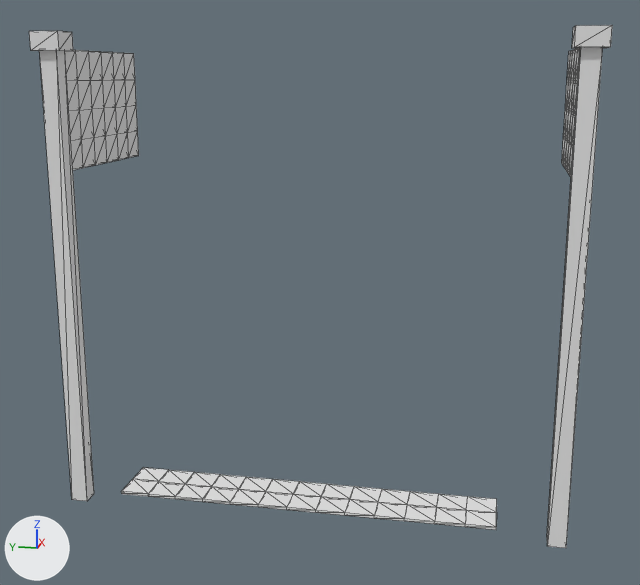
Two versions of the glTF model assets/models/flag_finish.gltf, one commit apart.
Before and after are seen from a 50 mm lens placed at (-5.58, -1.2, 3.04), pointed at (0.49, 0.01, 1.52). The lights are fixed; the arrows at lower left show +X, +Y and +Z. The picture after the commit comes second. Mesh edges are drawn as thin lines. Vertices at exactly the same position are counted once.

Before the edit, the objects in view are built like this:
```python
me_flag_finish = bpy.data.meshes.new('flag_finish')
me_flag_finish.from_pydata(...)  # 256 vertices, 936 faces; spans x -0.2..1.26, y -1.8..1.8, z 0.0..3.31
ob_flag_finish = bpy.data.objects.new('flag_finish', me_flag_finish)
ob_flag_finish.location = (0.0, 0.0, 0.0)
```
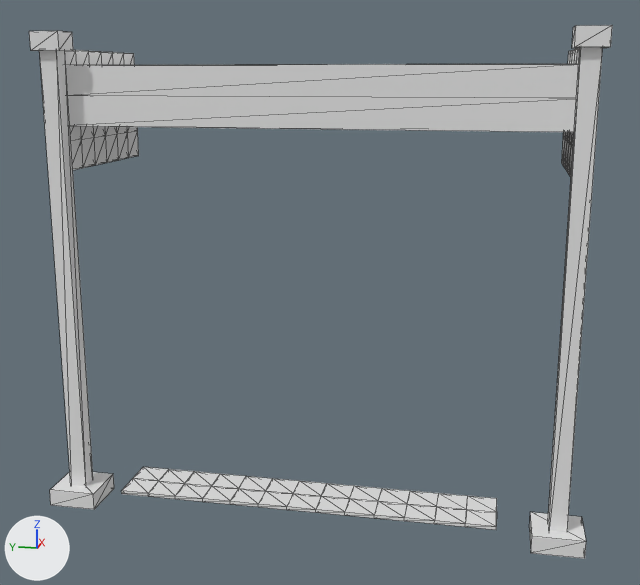
Boxes [x1, y1, x2, y2] around the edits, measured in the pictures (640 x 585 px):
'flag_finish', reshaped: before [29, 25, 612, 548]; after [29, 25, 612, 559]
part 1 of me_flag_finish, added: after [50, 472, 114, 510]
part 2 of me_flag_finish, added: after [530, 512, 586, 559]
part 3 of me_flag_finish, added: after [66, 64, 578, 132]

What the commit changed:
me_flag_finish is used by ob_flag_finish; location (0.0, 0.0, 0.0).
me_flag_finish had 256 vertices, 936 faces and spanned x -0.2..1.26, y -1.8..1.8, z 0.0..3.31.
me_flag_finish now has 314 vertices, 1104 faces and spans x -0.2..1.26, y -1.87..1.87, z 0.0..3.31.
me_flag_finish part 1: a new loose piece, a box spanning x -0.17..0.17, y 1.53..1.87, z 0.0..0.12.
me_flag_finish part 2: a new loose piece, a box spanning x -0.17..0.17, y -1.87..-1.53, z 0.0..0.12.
me_flag_finish part 3: a new loose piece of 42 vertices spanning x 0.06..1.26, y -1.7..1.7, z 2.7..3.1.
